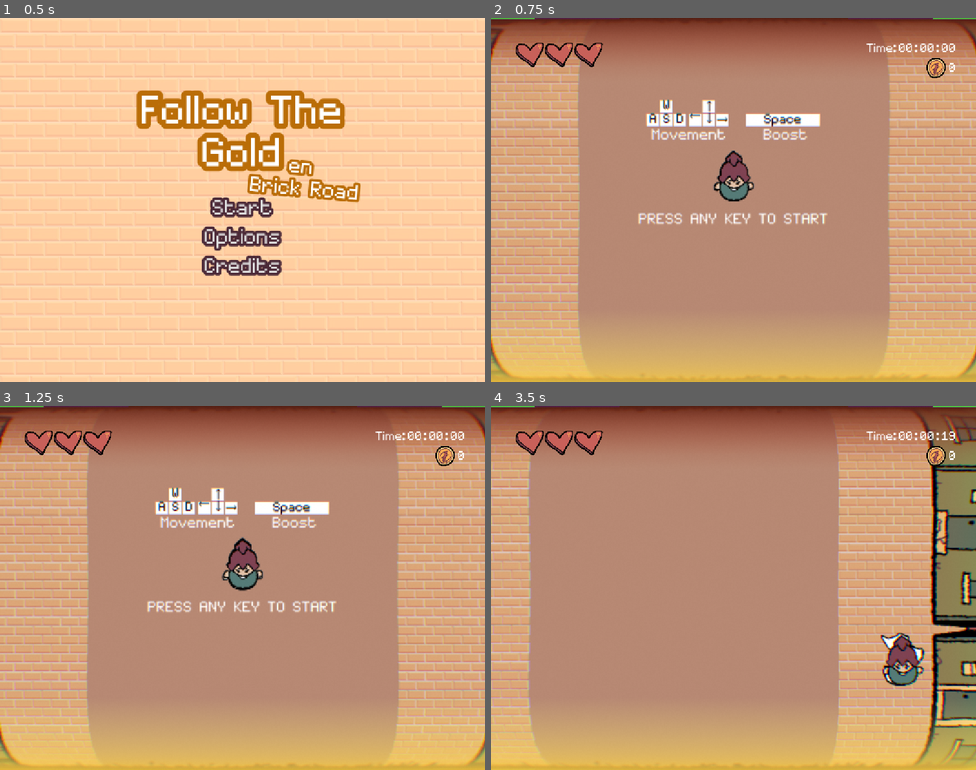
Above: before the commit, frames 1-4 (two rows, left to right).
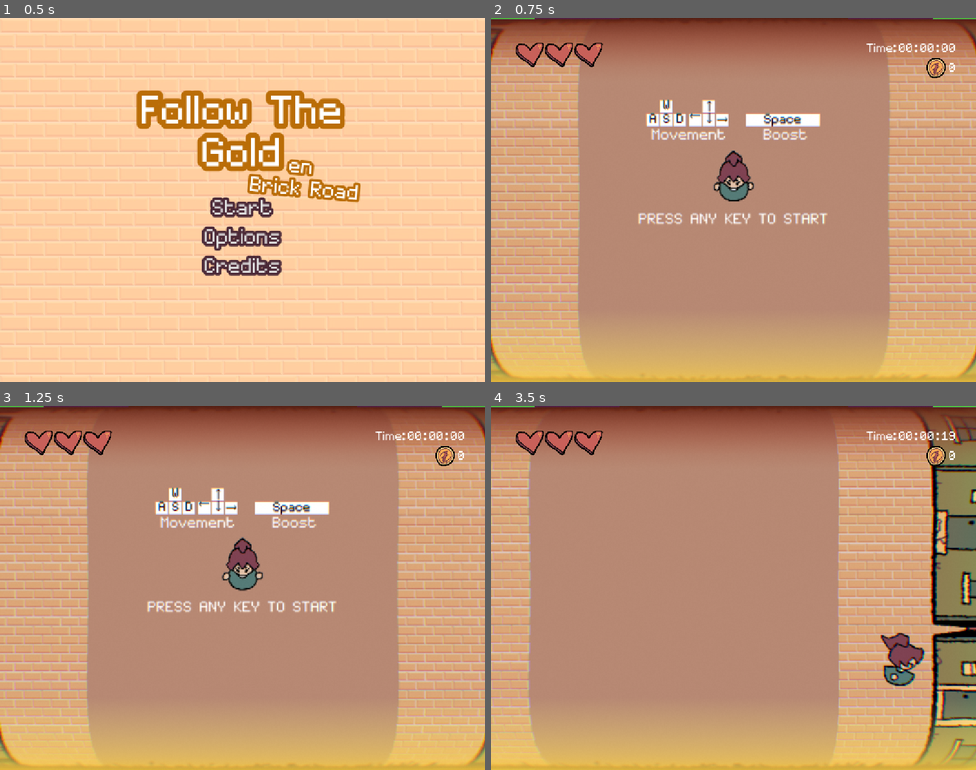
Above: after the commit, the same moments.

Repository: kayillustrations/Follow-The-Gold
Game: Godot game, scene res://scenes/main_menu.tscn
The game is run twice, just before and just after one commit, with the same random seed, the same clock (stepped at 60 frames per second) and the same inputs.
Inputs (mouse positions are in pixels of both pictures, inside the frame that each line leads up to):
- Up to frame 1 (0.5 s): no input
- Up to frame 2 (0.75 s): click "Start" at 0.5 s
- Up to frame 3 (1.25 s): no input
- Up to frame 4 (3.5 s): tap Enter (ui_accept) at 1.25, 1.52, 2.27 s; move the mouse to (840, 569) at 1.27 s; hold D (right) 1.28-2.03 s; tap Space (Boost) at 1.35, 2.1, 2.85 s; move the mouse to (636, 606) at 2.02 s; hold Down (down) 2.03-2.78 s; move the mouse to (782, 507) at 2.77 s; hold D (right) from 2.78 s (still down)

Frame 1 is identical in both runs. In frame 2, 0.1% of the frame differs, in the area x 46-54%, y 37-50%; in frame 3, 0.3%; in frame 4, 0.7%, in the area x 80-90%, y 62-77%.

Commit message:
player color

Diff:
--- a/_globals/components/health_comp.gd
+++ b/_globals/components/health_comp.gd
@@ -3,7 +3,7 @@
 
 @export var buffer_damage: float = 1
 
-@onready var sprite_2d: Sprite2D = get_parent().find_child("Sprite2D")
+@onready var sprite_2d: AnimatedSprite2D = get_parent().find_child("AnimatedSprite2D")
 @onready var buffer_timer: Timer = $Buffer
 
 var damaged_color:= Color.INDIAN_RED
@@ -46,7 +46,6 @@
 			$"../Audio_disorient".play()
 			Disorient(effect_timer)
 		SignalBus.Effects.STUN:
-			sprite_color(false,Color.YELLOW)
 			Stun(effect_timer)
 		SignalBus.Effects.BLINDED:
 			sprite_color(false,Color.GRAY)
--- a/scenes/level.tscn
+++ b/scenes/level.tscn
@@ -7,7 +7,6 @@
 [ext_resource type="Script" uid="uid://b8ono3hmwbpux" path="res://scenes/camera_2d.gd" id="6_b121j"]
 [ext_resource type="PackedScene" uid="uid://dh2v0600vkess" path="res://objects/player.tscn" id="7_klq6b"]
 [ext_resource type="Texture2D" uid="uid://h45vksl6ip44" path="res://_imported/temp art/Gold Bars.jpg" id="8_fpun6"]
-[ext_resource type="Texture2D" uid="uid://beumplmf04lnt" path="res://art/test color.png" id="9_arp2o"]
 [ext_resource type="Script" uid="uid://b7cdrgv8fyx1" path="res://scenes/spawning_manager.gd" id="10_fpun6"]
 [ext_resource type="Shader" uid="uid://frv8bfx0u2r3" path="res://scenes/smoke.gdshader" id="11_8iemx"]
 [ext_resource type="Shader" uid="uid://cgl1w6eoheebk" path="res://scenes/level.gdshader" id="12_8iemx"]
@@ -290,11 +289,6 @@
 [node name="Player" parent="Moving" instance=ExtResource("7_klq6b")]
 position = Vector2(0, 158)
 
-[node name="Sprite2D" type="Sprite2D" parent="Moving/Player"]
-position = Vector2(2, -54)
-scale = Vector2(0.356, 0.356)
-texture = ExtResource("9_arp2o")
-
 [node name="Spawning Manager" type="Node2D" parent="."]
 position = Vector2(0, 650)
 script = ExtResource("10_fpun6")
Binary file changed: art/angle/angle_0000.png
Binary file changed: art/angle/angle_0001.png
Binary file changed: art/angle/angle_0002.png
Binary file changed: art/angle/angle_0003.png
Binary file changed: art/angle/angle_0004.png
Binary file changed: art/angle/angle_0005.png
Binary file changed: art/forward/forward_0000.png
Binary file changed: art/forward/forward_0001.png
Binary file changed: art/forward/forward_0002.png
Binary file changed: art/forward/forward_0003.png
Binary file changed: art/forward/forward_0004.png
Binary file changed: art/forward/forward_0005.png
(and 11 more such lines)
